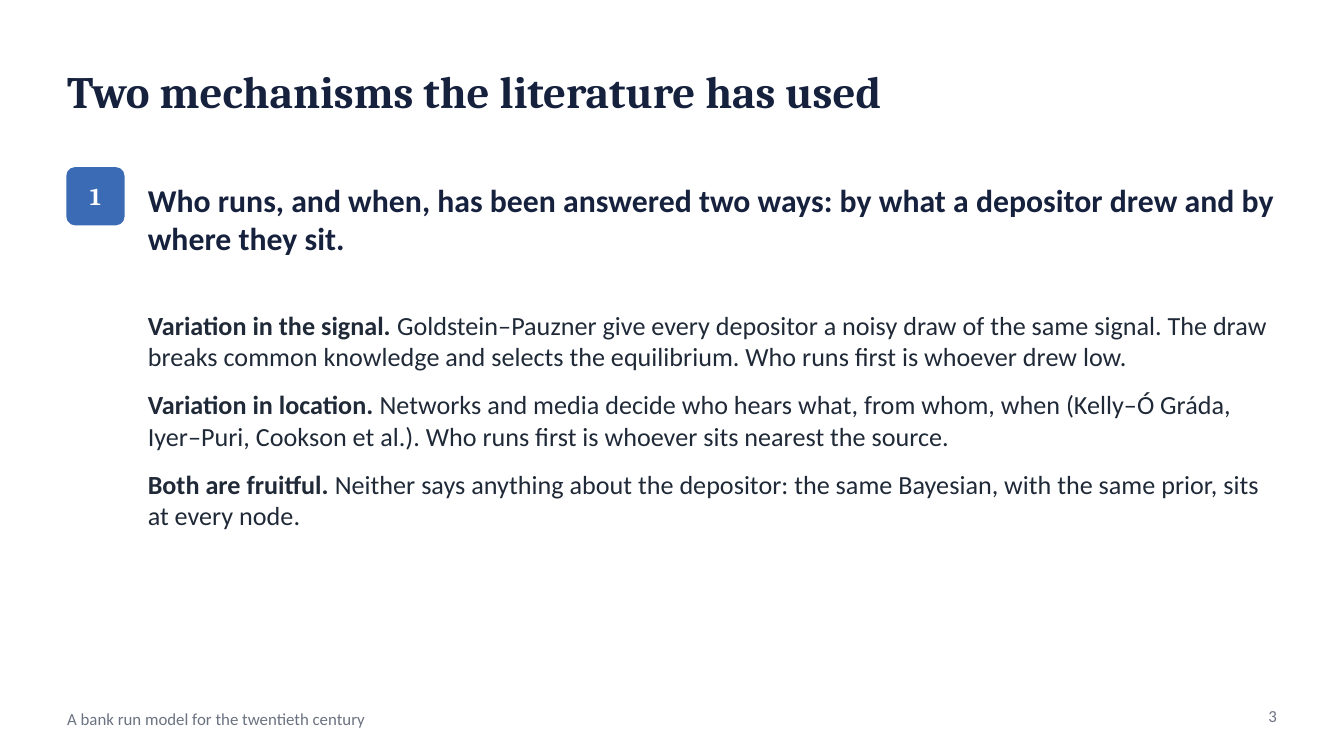
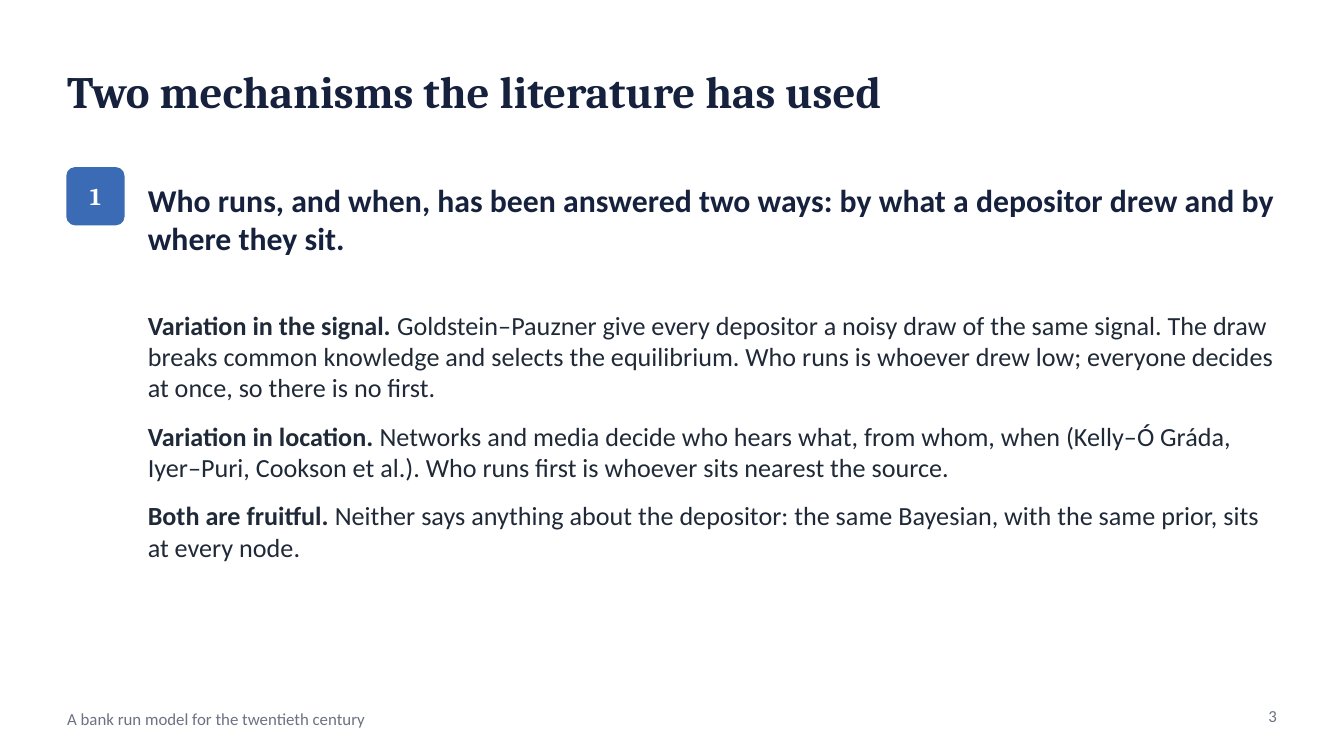
Before and after one commit to wlstover/BankRuns5, a slide deck: slide 3 of docs/deck_2026-10-26_seminar.pptx. Drawn at 1344x756 pixels with LibreOffice and Linux fonts; fonts in the diff are those of the drawing. Boxes give left, top, right and bottom in pixels: in the first picture for what was removed or moved away, otherwise in the second. Text is boxed around its words. In the diff, an @@ line names an element or a change of style, - is before the commit and + after.

```diff
--- a/docs/deck_2026-10-26_seminar.pptx
+++ b/docs/deck_2026-10-26_seminar.pptx
@@ text at (148, 316, 1273, 400): text changed @@
-• Variation in the signal. Goldstein–Pauzner give every depositor a noisy draw of the same signal. The draw breaks common knowledge and selects the equilibrium. Who runs first is whoever drew low.
+• Variation in the signal. Goldstein–Pauzner give every depositor a noisy draw of the same signal. The draw breaks common knowledge and selects the equilibrium. Who runs is whoever drew low; everyone decides at once, so there is no first.
```
Also in this commit, not shown: 1 other slide changed, 2 other files.
